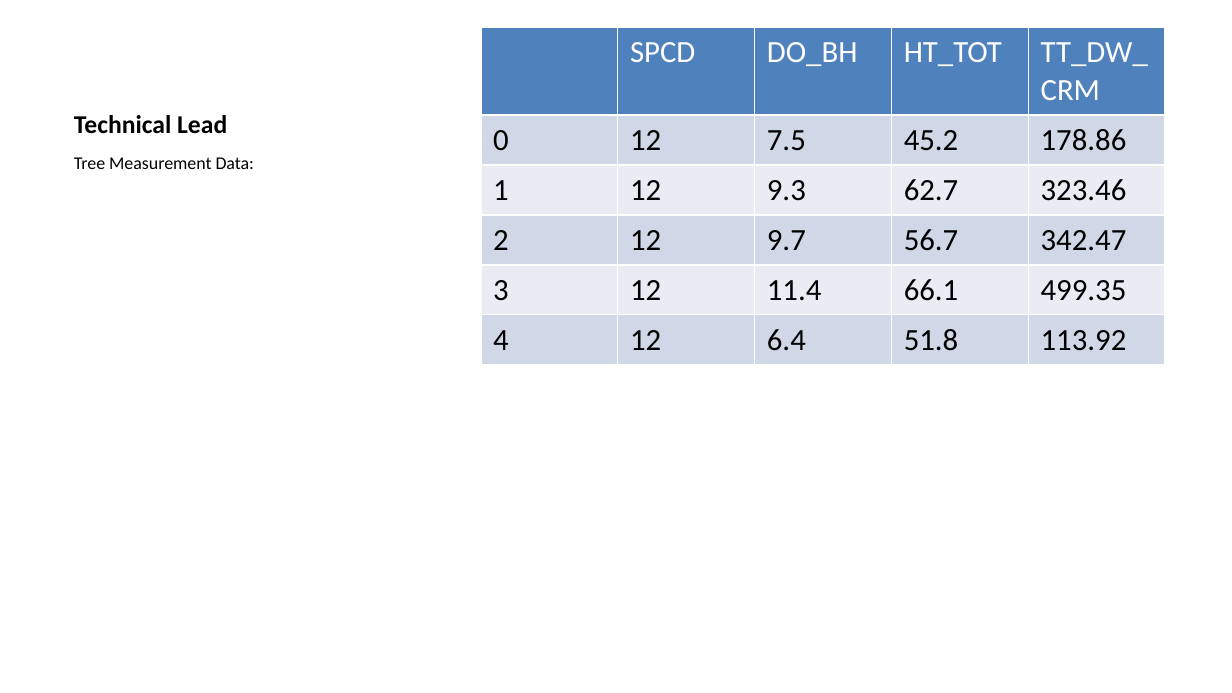
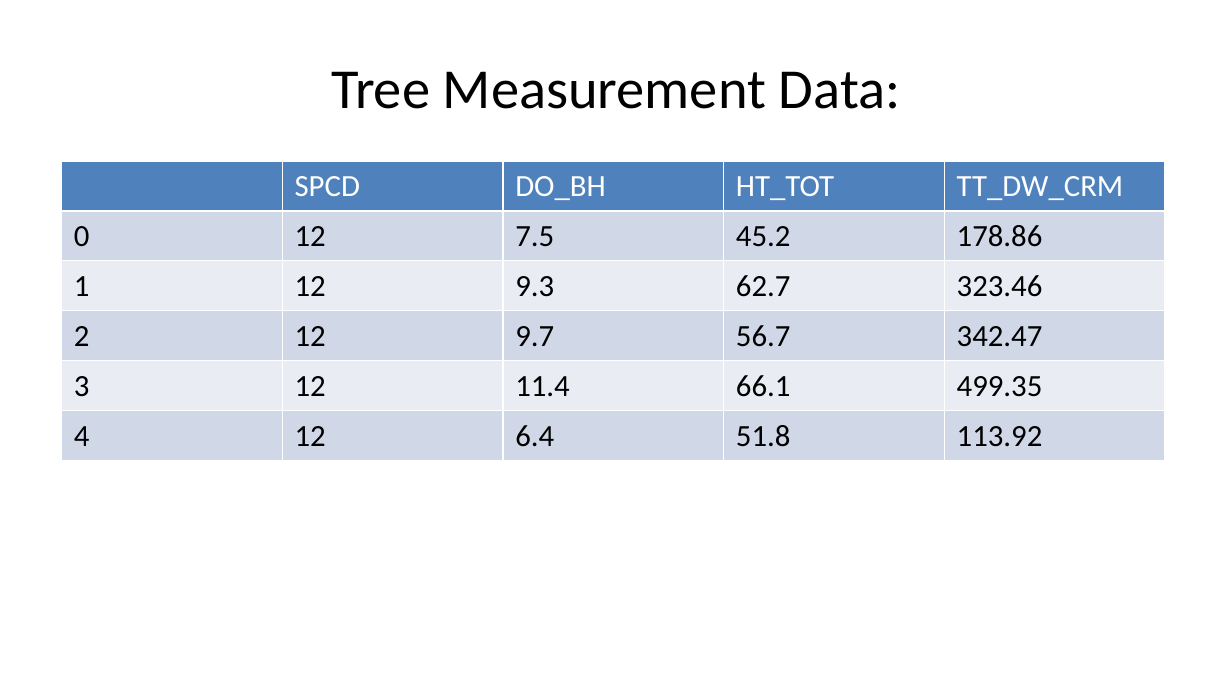
Before and after one commit to deancallahan25/Redwood-Analytics-Portfolio, a slide deck: slide 15 of Project-3/presentation.pptx (slide 14 before the commit). Drawn at 1232x693 pixels with LibreOffice and Linux fonts; fonts in the diff are those of the drawing. Boxes give left, top, right and bottom in pixels: in the first picture for what was removed or moved away, otherwise in the second. Text is boxed around its words. In the diff, an @@ line names an element or a change of style, - is before the commit and + after.

```diff
--- a/Project-3/presentation.pptx
+++ b/Project-3/presentation.pptx
@@ title "Tree Measurement Data:": place and size @@
-title "Tree Measurement Data:" at [74, 157, 254, 169]
+title "Tree Measurement Data:" at [331, 71, 901, 109]
@@ title "Tree Measurement Data:" at [331, 71, 901, 109]: size 10.5 to 33 pt; alignment left to centre; less space between paragraphs; vertical alignment top to middle @@
@@ title removed at [74, 115, 227, 134] @@
-Technical Lead
@@ table: place and size @@
-table at [480, 27, 1164, 617]
+table at [62, 161, 1164, 618]
```
Also in this commit, not shown: 1 other slide changed, 3 slides added, 2 other files.
